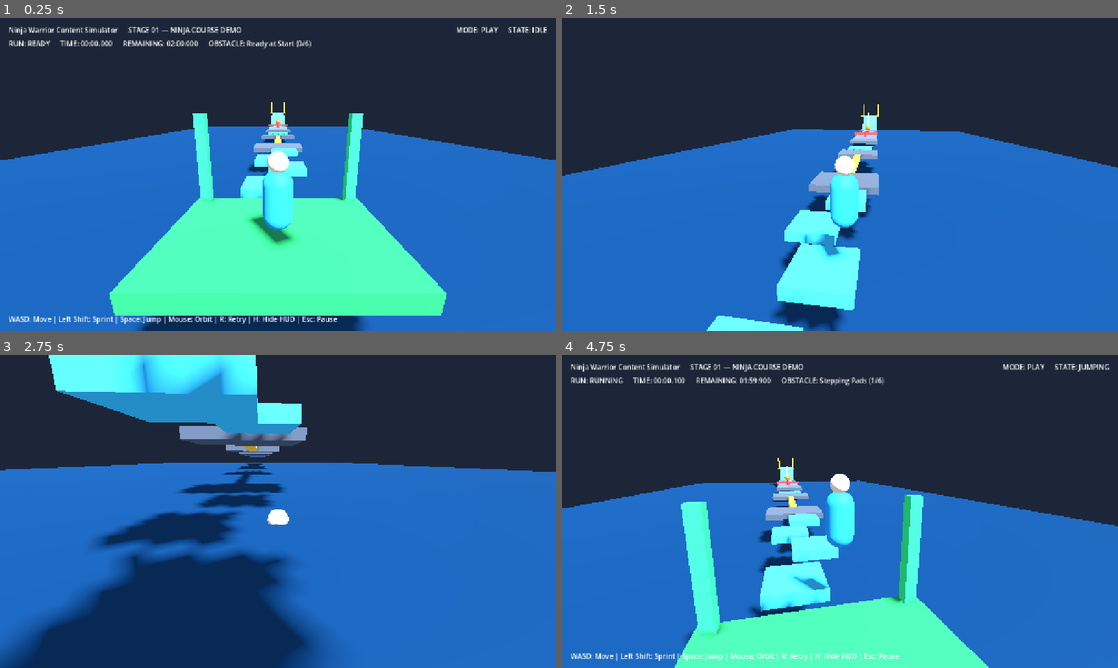
Above: before the commit, frames 1-4 (two rows, left to right).
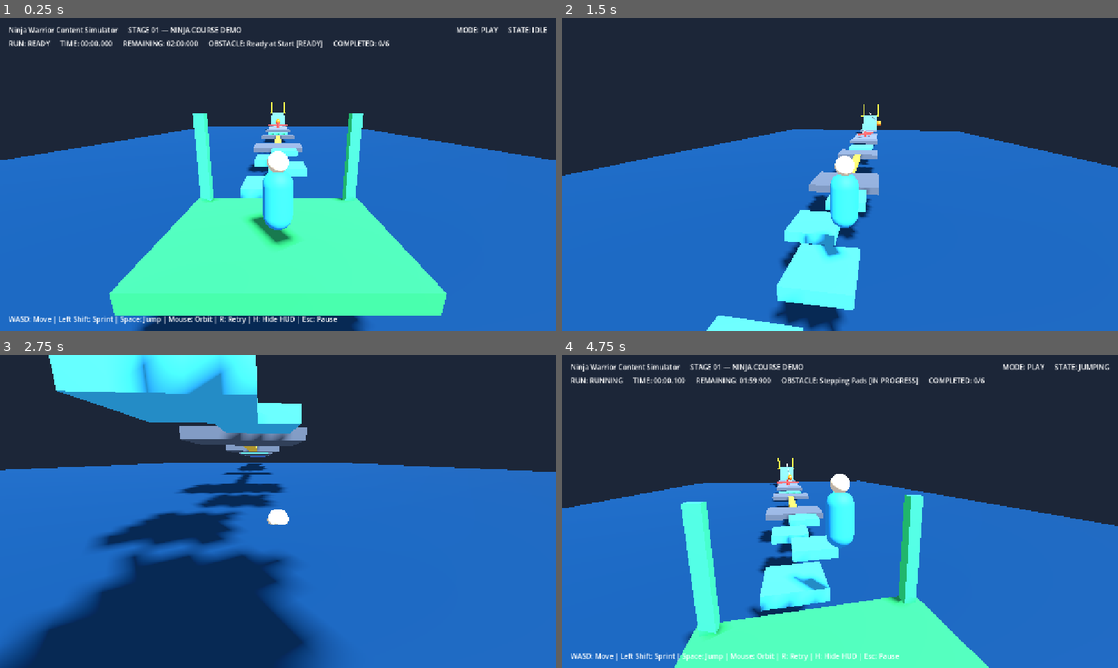
Above: after the commit, the same moments.

Repository: ranzxm/ninja-warrior-content-simulator
Game: Godot game, scene res://scenes/app/main.tscn
The game is run twice, just before and just after one commit, with the same random seed, the same clock (stepped at 60 frames per second) and the same inputs.
Inputs (mouse positions are in pixels of both pictures, inside the frame that each line leads up to):
- Up to frame 1 (0.25 s): no input
- Up to frame 2 (1.5 s): tap Enter at 0.5 s; move the mouse to (867, 174) at 0.52 s; hold Shift (sprint) 0.53-1.28 s; hold W (move_forward) from 0.53 s (still down); tap Space (jump) at 0.77 s; move the mouse to (812, 174) at 1.27 s; tap H (toggle_hud) at 1.35 s
- Up to frame 3 (2.75 s): keep holding W (move_forward); tap Space (jump) at 1.52 s; move the mouse to (289, 505) at 2.02 s; hold Shift (sprint) from 2.03 s (still down)
- Up to frame 4 (4.75 s): move the mouse to (812, 574) at 2.77 s; release Shift (sprint) at 2.78 s; tap H (toggle_hud) at 2.85 s; tap Space (jump) at 3.02, 4.52 s; release W (move_forward) at 3.5 s; click "Retry (R)" at 3.5 s; tap R (restart) at 4.25 s; move the mouse to (878, 514) at 4.27 s; hold W (move_forward) from 4.28 s (still down); hold Shift (sprint) from 4.28 s (still down)

The runs differ from the first frame. In frame 1, 0.2% of the frame differs, in the area x 53-70%, y 7-10%; in frame 2, 0.1%; in frame 3, less than 0.1%; in frame 4, 0.3%, in the area x 38-76%, y 7-49%.

Commit message:
fix(competition): enforce ordered completion, finish rules, and StartGate integrity

Diff:
--- a/scenes/ui/gameplay_hud.tscn
+++ b/scenes/ui/gameplay_hud.tscn
@@ -75,7 +75,11 @@
 
 [node name="ObstacleLabel" type="Label" parent="MarginContainer/VBoxContainer/CompetitionBar"]
 layout_mode = 2
-text = "OBSTACLE: Ready at Start (0/6)"
+text = "OBSTACLE: Ready at Start [READY]"
+
+[node name="CompletedLabel" type="Label" parent="MarginContainer/VBoxContainer/CompetitionBar"]
+layout_mode = 2
+text = "COMPLETED: 0/6"
 
 [node name="CenterSpacer" type="Control" parent="MarginContainer/VBoxContainer"]
 layout_mode = 2
@@ -110,7 +114,7 @@
 mouse_filter = 2
 
 [node name="PanelContainer" type="PanelContainer" parent="ResultOverlay/CenterContainer"]
-custom_minimum_size = Vector2(380, 210)
+custom_minimum_size = Vector2(400, 210)
 layout_mode = 2
 
 [node name="MarginContainer" type="MarginContainer" parent="ResultOverlay/CenterContainer/PanelContainer"]
--- a/scripts/arena/stage_demo_arena.gd
+++ b/scripts/arena/stage_demo_arena.gd
@@ -7,6 +7,7 @@
 signal finish_zone_reached(player: PlayerController)
 signal player_fell(player: PlayerController, reason: String, obstacle_id: String)
 signal obstacle_entered(obstacle: ObstacleBase, index: int, total: int)
+signal obstacle_completed(obstacle: ObstacleBase, index: int, total: int)
 
 @export var stage_id: String = "stage_01_demo"
 @export var stage_name: String = "STAGE 01 — NINJA COURSE DEMO"
@@ -59,12 +60,40 @@
 	return get_obstacles().size()
 
 
+func get_required_obstacle_ids() -> Array[String]:
+	var ids: Array[String] = []
+	for obs: ObstacleBase in get_obstacles():
+		if is_instance_valid(obs):
+			ids.append(obs.obstacle_id)
+	return ids
+
+
+func get_obstacle_enabled_map() -> Dictionary:
+	var enabled_map: Dictionary = {}
+	for obs: ObstacleBase in get_obstacles():
+		if is_instance_valid(obs):
+			enabled_map[obs.obstacle_id] = obs.is_enabled
+	return enabled_map
+
+
 func get_last_obstacle_id() -> String:
 	return _last_obstacle_id
 
 
 func get_last_obstacle_name() -> String:
 	return _last_obstacle_name
+
+
+func start_obstacles_simulation() -> void:
+	for obs: ObstacleBase in get_obstacles():
+		if is_instance_valid(obs):
+			obs.start_simulation()
+
+
+func stop_obstacles_simulation() -> void:
+	for obs: ObstacleBase in get_obstacles():
+		if is_instance_valid(obs):
+			obs.stop_simulation()
 
 
 func reset_all_obstacles() -> void:
@@ -91,6 +120,8 @@
 			var captured_index: int = idx
 			if not obs.obstacle_entered.is_connected(_on_obstacle_entered):
 				obs.obstacle_entered.connect(_on_obstacle_entered.bind(captured_index))
+			if not obs.obstacle_completed.is_connected(_on_obstacle_completed):
+				obs.obstacle_completed.connect(_on_obstacle_completed.bind(captured_index))
 			if not obs.obstacle_hazard_hit.is_connected(_on_obstacle_hazard_hit):
 				obs.obstacle_hazard_hit.connect(_on_obstacle_hazard_hit)
 
@@ -114,12 +145,24 @@
 
 
 func _on_obstacle_entered(obstacle: ObstacleBase, _player: PlayerController, index: int) -> void:
+	if not obstacle.is_enabled:
+		return
 	_last_obstacle_id = obstacle.obstacle_id
 	_last_obstacle_name = obstacle.display_name
 	obstacle_entered.emit(obstacle, index, _obstacles.size())
 
 
+func _on_obstacle_completed(obstacle: ObstacleBase, _player: PlayerController, index: int) -> void:
+	if not obstacle.is_enabled:
+		return
+	_last_obstacle_id = obstacle.obstacle_id
+	_last_obstacle_name = obstacle.display_name
+	obstacle_completed.emit(obstacle, index, _obstacles.size())
+
+
 func _on_obstacle_hazard_hit(obstacle: ObstacleBase, player: PlayerController, reason: String) -> void:
+	if not obstacle.is_enabled:
+		return
 	_last_obstacle_id = obstacle.obstacle_id
 	_last_obstacle_name = obstacle.display_name
 	player_fell.emit(player, reason, obstacle.obstacle_id)
--- a/scripts/competition/run_session.gd
+++ b/scripts/competition/run_session.gd
@@ -1,8 +1,7 @@
 class_name RunSession
 extends RefCounted
 
-## Authoritative competition state machine and timer for M1a.
-## ponytail: in-memory session state for M1a; add JSON run history persistence in M2b.
+## Authoritative competition state machine, ordered route validator, and timer for M1a.
 
 signal state_changed(new_state: RunState, state_name: String)
 signal time_updated(elapsed_sec: float, remaining_sec: float)
@@ -14,7 +13,13 @@
 	reason: String,
 	last_obstacle_id: String
 )
-signal obstacle_updated(obstacle_id: String, obstacle_name: String, index: int, total: int)
+signal obstacle_updated(
+	obstacle_id: String,
+	obstacle_name: String,
+	status_text: String,
+	completed_count: int,
+	total: int
+)
 
 enum RunState {
 	READY,
@@ -39,11 +44,23 @@
 var elapsed_sec: float = 0.0
 var time_limit_sec: float = 120.0
 var failure_reason: String = ""
+
+var current_obstacle_id: String = ""
+var current_obstacle_name: String = ""
+var current_obstacle_status: String = "READY"
+var last_entered_obstacle_id: String = ""
+var last_completed_obstacle_id: String = ""
 var last_obstacle_id: String = ""
 var last_obstacle_name: String = ""
 var current_obstacle_index: int = 0
 var total_obstacles: int = 0
 
+var required_obstacle_ids: Array[String] = []
+var completed_obstacle_ids: Array[String] = []
+
+var _obstacle_states: Dictionary = {}
+var _obstacle_enabled: Dictionary = {}
+
 
 func _init(initial_time_limit_sec: float = 120.0, obstacle_count: int = 6) -> void:
 	time_limit_sec = maxf(1.0, initial_time_limit_sec)
@@ -51,24 +68,55 @@
 	reset_to_ready()
 
 
+func configure_route(obstacle_ids: Array[String], enabled_map: Dictionary = {}) -> void:
+	required_obstacle_ids.clear()
+	_obstacle_states.clear()
+	_obstacle_enabled.clear()
+
+	for id_str: String in obstacle_ids:
+		var clean_id: String = id_str.strip_edges()
+		if not clean_id.is_empty() and not required_obstacle_ids.has(clean_id):
+			required_obstacle_ids.append(clean_id)
+			_obstacle_states[clean_id] = ObstacleBase.TraversalState.NOT_STARTED
+			_obstacle_enabled[clean_id] = bool(enabled_map.get(clean_id, true))
+
+	total_obstacles = required_obstacle_ids.size()
+
+
+func set_obstacle_enabled(obstacle_id: String, enabled_flag: bool) -> void:
+	if _obstacle_enabled.has(obstacle_id):
+		_obstacle_enabled[obstacle_id] = enabled_flag
+
+
 func reset_to_ready(new_time_limit_sec: float = -1.0, obstacle_count: int = -1) -> void:
 	if new_time_limit_sec > 0.0:
 		time_limit_sec = new_time_limit_sec
-	if obstacle_count >= 0:
+	if obstacle_count >= 0 and required_obstacle_ids.is_empty():
 		total_obstacles = obstacle_count
+	elif not required_obstacle_ids.is_empty():
+		total_obstacles = required_obstacle_ids.size()
 
 	_monotonic_counter += 1
 	run_id = "run_%d_%04d" % [int(Time.get_unix_time_from_system()), _monotonic_counter]
 	state = RunState.READY
 	elapsed_sec = 0.0
 	failure_reason = ""
+	current_obstacle_id = ""
+	current_obstacle_name = "Ready at Start"
+	current_obstacle_status = "READY"
+	last_entered_obstacle_id = ""
+	last_completed_obstacle_id = ""
 	last_obstacle_id = ""
 	last_obstacle_name = ""
 	current_obstacle_index = 0
+	completed_obstacle_ids.clear()
+
+	for req_id: String in required_obstacle_ids:
+		_obstacle_states[req_id] = ObstacleBase.TraversalState.NOT_STARTED
 
 	state_changed.emit(state, get_state_name())
 	time_updated.emit(elapsed_sec, get_remaining_sec())
-	obstacle_updated.emit("", "Ready at Start", 0, total_obstacles)
+	obstacle_updated.emit("", current_obstacle_name, current_obstacle_status, 0, total_obstacles)
 
 
 func start_run() -> bool:
@@ -96,8 +144,103 @@
 		time_updated.emit(elapsed_sec, get_remaining_sec())
 
 
+func record_obstacle_entered(obstacle_id: String, display_name: String, is_obs_enabled: bool = true) -> bool:
+	if state != RunState.RUNNING or not is_obs_enabled:
+		return false
+	var clean_id: String = obstacle_id.strip_edges()
+	if clean_id.is_empty():
+		return false
+	if _obstacle_enabled.has(clean_id) and not bool(_obstacle_enabled[clean_id]):
+		return false
+
+	if not required_obstacle_ids.is_empty():
+		var expected_idx: int = completed_obstacle_ids.size()
+		if expected_idx >= required_obstacle_ids.size():
+			return false
+		if required_obstacle_ids[expected_idx] != clean_id:
+			return false
+		var cur_state: int = int(_obstacle_states.get(clean_id, ObstacleBase.TraversalState.NOT_STARTED))
+		if cur_state != ObstacleBase.TraversalState.NOT_STARTED:
+			return false
+	else:
+		if int(_obstacle_states.get(clean_id, ObstacleBase.TraversalState.NOT_STARTED)) != ObstacleBase.TraversalState.NOT_STARTED:
+			return false
+
+	_obstacle_states[clean_id] = ObstacleBase.TraversalState.ENTERED
+	current_obstacle_id = clean_id
+	current_obstacle_name = display_name
+	current_obstacle_status = "IN PROGRESS"
+	last_entered_obstacle_id = clean_id
+	last_obstacle_id = clean_id
+	last_obstacle_name = display_name
+	current_obstacle_index = completed_obstacle_ids.size()
+
+	obstacle_updated.emit(
+		current_obstacle_id,
+		current_obstacle_name,
+		current_obstacle_status,
+		get_completed_count(),
+		total_obstacles
+	)
+	return true
+
+
+func record_obstacle_completed(obstacle_id: String, display_name: String, is_obs_enabled: bool = true) -> bool:
+	if state != RunState.RUNNING or not is_obs_enabled:
+		return false
+	var clean_id: String = obstacle_id.strip_edges()
+	if clean_id.is_empty():
+		return false
+	if _obstacle_enabled.has(clean_id) and not bool(_obstacle_enabled[clean_id]):
+		return false
+
+	var cur_state: int = int(_obstacle_states.get(clean_id, ObstacleBase.TraversalState.NOT_STARTED))
+	if cur_state != ObstacleBase.TraversalState.ENTERED:
+		return false
+
+	if not required_obstacle_ids.is_empty():
+		var expected_idx: int = completed_obstacle_ids.size()
+		if expected_idx >= required_obstacle_ids.size() or required_obstacle_ids[expected_idx] != clean_id:
+			return false
+
+	_obstacle_states[clean_id] = ObstacleBase.TraversalState.COMPLETED
+	if not completed_obstacle_ids.has(clean_id):
+		completed_obstacle_ids.append(clean_id)
+
+	current_obstacle_id = clean_id
+	current_obstacle_name = display_name
+	current_obstacle_status = "CLEARED"
+	last_completed_obstacle_id = clean_id
+	last_obstacle_id = clean_id
+	last_obstacle_name = display_name
+	current_obstacle_index = completed_obstacle_ids.size()
+
+	obstacle_updated.emit(
+		current_obstacle_id,
+		current_obstacle_name,
+		current_obstacle_status,
+		get_completed_count(),
+		total_obstacles
+	)
+	return true
+
+
+func can_finish_run() -> bool:
+	if state != RunState.RUNNING:
+		return false
+	for req_id: String in required_obstacle_ids:
+		if not bool(_obstacle_enabled.get(req_id, true)):
+			return false
+		var st: int = int(_obstacle_states.get(req_id, ObstacleBase.TraversalState.NOT_STARTED))
+		if st != ObstacleBase.TraversalState.COMPLETED:
+			return false
+	if completed_obstacle_ids.size() != required_obstacle_ids.size():
+		return false
+	return true
+
+
 func finish_run() -> bool:
-	if state != RunState.RUNNING:
+	if not can_finish_run():
 		return false
 	state = RunState.FINISHED
 	failure_reason = ""
@@ -129,13 +272,12 @@
 	return true
 
 
-func record_obstacle_progress(obstacle_id: String, display_name: String, index: int) -> void:
-	if state != RunState.RUNNING:
-		return
-	last_obstacle_id = obstacle_id
-	last_obstacle_name = display_name
-	current_obstacle_index = clampi(index, 0, maxi(total_obstacles, index))
-	obstacle_updated.emit(last_obstacle_id, last_obstacle_name, current_obstacle_index, total_obstacles)
+func get_completed_count() -> int:
+	return completed_obstacle_ids.size()
+
+
+func get_obstacle_traversal_state(obstacle_id: String) -> int:
+	return int(_obstacle_states.get(obstacle_id, ObstacleBase.TraversalState.NOT_STARTED))
 
 
 func is_terminal() -> bool:
--- a/scripts/core/main.gd
+++ b/scripts/core/main.gd
@@ -1,7 +1,8 @@
 class_name MainApp
 extends Node3D
 
-## Root coordinator for M1a competition lifecycle, obstacle resets, HUD/result sync, and pause/retry flow.
+## Root coordinator for M1a competition lifecycle, ordered route validation, dynamic obstacle simulation,
+## HUD/result synchronization, and pause/retry flow.
 
 signal session_restarted()
 signal pause_toggled(is_paused: bool)
@@ -81,6 +82,10 @@
 		stage_arena.reset_all_obstacles()
 		time_limit = stage_arena.time_limit_sec
 		obstacle_count = stage_arena.get_obstacle_count()
+		run_session.configure_route(
+			stage_arena.get_required_obstacle_ids(),
+			stage_arena.get_obstacle_enabled_map()
+		)
 		if _hud != null:
 			_hud.set_stage_name(stage_arena.stage_name)
 	elif _arena != null and _arena.has_method("reset_all_obstacles"):
@@ -94,7 +99,7 @@
 func respawn_player() -> void:
 	if _player == null:
 		return
-	var spawn_xform: Transform3D = Transform3D(Basis.IDENTITY, Vector3(0.0, 0.1, 2.4))
+	var spawn_xform: Transform3D = Transform3D(Basis.IDENTITY, Vector3(0.0, 0.0, 2.4))
 	if _arena != null and _arena.has_method("get_spawn_transform"):
 		spawn_xform = _arena.call("get_spawn_transform")
 	_player.reset_to_transform(spawn_xform)
@@ -195,6 +200,8 @@
 			stage_arena.player_fell.connect(_on_stage_player_fell)
 		if not stage_arena.obstacle_entered.is_connected(_on_stage_obstacle_entered):
 			stage_arena.obstacle_entered.connect(_on_stage_obstacle_entered)
+		if not stage_arena.obstacle_completed.is_connected(_on_stage_obstacle_completed):
+			stage_arena.obstacle_completed.connect(_on_stage_obstacle_completed)
 	elif _arena is PrototypeArena:
 		var proto_arena: PrototypeArena = _arena as PrototypeArena
 		if not proto_arena.player_fell.is_connected(_on_prototype_player_fell):
@@ -207,8 +214,13 @@
 
 
 func _on_finish_zone_reached(_body: PlayerController) -> void:
-	if run_session.state == RunSession.RunState.RUNNING:
-		run_session.finish_run()
+	if run_session.state != RunSession.RunState.RUNNING:
+		return
+	if _arena is StageDemoArena:
+		var stage_arena: StageDemoArena = _arena as StageDemoArena
+		for obs: ObstacleBase in stage_arena.get_obstacles():
+			run_session.set_obstacle_enabled(obs.obstacle_id, obs.is_enabled)
+	run_session.finish_run()
 
 
 func _on_stage_player_fell(_body: PlayerController, reason: String, obstacle_id: String) -> void:
@@ -221,23 +233,41 @@
 		_handle_player_fall("Fell into Prototype Hazard", "")
 
 
-func _on_stage_obstacle_entered(obstacle: ObstacleBase, index: int, _total: int) -> void:
-	if run_session.state == RunSession.RunState.READY:
-		run_session.start_run()
-	run_session.record_obstacle_progress(obstacle.obstacle_id, obstacle.display_name, index)
+func _on_stage_obstacle_entered(obstacle: ObstacleBase, _index: int, _total: int) -> void:
+	if run_session.state != RunSession.RunState.RUNNING or not obstacle.is_enabled:
+		return
+	run_session.set_obstacle_enabled(obstacle.obstacle_id, obstacle.is_enabled)
+	if run_session.record_obstacle_entered(obstacle.obstacle_id, obstacle.display_name, obstacle.is_enabled):
+		obstacle.mark_entered()
+
+
+func _on_stage_obstacle_completed(obstacle: ObstacleBase, _index: int, _total: int) -> void:
+	if run_session.state != RunSession.RunState.RUNNING or not obstacle.is_enabled:
+		return
+	run_session.set_obstacle_enabled(obstacle.obstacle_id, obstacle.is_enabled)
+	if run_session.record_obstacle_completed(obstacle.obstacle_id, obstacle.display_name, obstacle.is_enabled):
+		obstacle.mark_completed()
 
 
 func _handle_player_fall(reason: String, obstacle_id: String) -> void:
 	if run_session.is_terminal():
 		return
 	if run_session.state == RunSession.RunState.READY:
-		run_session.start_run()
+		# Safe recovery in READY without creating a fake RUNNING -> FAILED attempt
+		respawn_player()
+		return
 	run_session.fail_run(reason, obstacle_id)
 
 
-func _on_run_state_changed(_new_state: RunSession.RunState, state_name: String) -> void:
+func _on_run_state_changed(new_state: RunSession.RunState, state_name: String) -> void:
 	if _hud != null:
 		_hud.set_run_state_text(state_name)
+	if _arena is StageDemoArena:
+		var stage_arena: StageDemoArena = _arena as StageDemoArena
+		if new_state == RunSession.RunState.RUNNING:
+			stage_arena.start_obstacles_simulation()
+		else:
+			stage_arena.stop_obstacles_simulation()
 
 
 func _on_run_time_updated(elapsed_sec: float, remaining_sec: float) -> void:
@@ -245,9 +275,15 @@
 		_hud.set_timer_values(elapsed_sec, remaining_sec)
 
 
-func _on_run_obstacle_updated(_obstacle_id: String, obstacle_name: String, index: int, total: int) -> void:
-	if _hud != null:
-		_hud.set_obstacle_progress(obstacle_name, index, total)
+func _on_run_obstacle_updated(
+	_obstacle_id: String,
+	obstacle_name: String,
+	status_text: String,
+	completed_count: int,
+	total: int
+) -> void:
+	if _hud != null:
+		_hud.set_obstacle_progress(obstacle_name, status_text, completed_count, total)
 
 
 func _on_run_completed(
@@ -257,13 +293,22 @@
 	reason: String,
 	last_obstacle_id: String
 ) -> void:
+	if _arena is StageDemoArena:
+		(_arena as StageDemoArena).stop_obstacles_simulation()
 	if _player != null:
 		_player.controls_enabled = false
 		_player.velocity = Vector3.ZERO
 		if _player.get_camera_rig() != null:
 			_player.get_camera_rig().release_mouse()
 	if _hud != null:
-		_hud.show_result(final_state, elapsed_sec, reason, last_obstacle_id)
+		_hud.show_result(
+			final_state,
+			elapsed_sec,
+			reason,
+			last_obstacle_id,
+			run_session.get_completed_count(),
+			run_session.total_obstacles
+		)
 
 
 func _on_player_state_changed(_new_state: PlayerController.LocomotionState, state_name: String) -> void:
--- a/scripts/ui/gameplay_hud.gd
+++ b/scripts/ui/gameplay_hud.gd
@@ -1,7 +1,7 @@
 class_name GameplayHud
 extends Control
 
-## Competition & gameplay HUD displaying stage, run state, timer, obstacle progress, and result overlay.
+## Competition & gameplay HUD displaying stage, run state, timer, obstacle status, completed count, and result overlay.
 
 signal retry_requested()
 
@@ -14,9 +14,10 @@
 @onready var _timer_label: Label = get_node_or_null("MarginContainer/VBoxContainer/CompetitionBar/TimerLabel") as Label
 @onready var _limit_label: Label = get_node_or_null("MarginContainer/VBoxContainer/CompetitionBar/LimitLabel") as Label
 @onready var _obstacle_label: Label = get_node_or_null("MarginContainer/VBoxContainer/CompetitionBar/ObstacleLabel") as Label
+@onready var _completed_label: Label = get_node_or_null("MarginContainer/VBoxContainer/CompetitionBar/CompletedLabel") as Label
 
 @onready var _result_overlay: Control = get_node_or_null("ResultOverlay") as Control
-@onready var _result_Banner_label: Label = get_node_or_null("ResultOverlay/CenterContainer/PanelContainer/MarginContainer/VBoxContainer/BannerLabel") as Label
+@onready var _result_banner_label: Label = get_node_or_null("ResultOverlay/CenterContainer/PanelContainer/MarginContainer/VBoxContainer/BannerLabel") as Label
 @onready var _result_detail_label: Label = get_node_or_null("ResultOverlay/CenterContainer/PanelContainer/MarginContainer/VBoxContainer/DetailLabel") as Label
 @onready var _result_sub_label: Label = get_node_or_null("ResultOverlay/CenterContainer/PanelContainer/MarginContainer/VBoxContainer/SubLabel") as Label
 @onready var _retry_button: Button = get_node_or_null("ResultOverlay/CenterContainer/PanelContainer/MarginContainer/VBoxContainer/RetryButton") as Button
@@ -30,7 +31,7 @@
 	set_player_state_text("IDLE")
 	set_run_state_text("READY")
 	set_timer_values(0.0, 120.0)
-	set_obstacle_progress("Ready at Start", 0, 6)
+	set_obstacle_progress("Ready at Start", "READY", 0, 6)
 	hide_result()
 
 
@@ -61,43 +62,58 @@
 		_limit_label.text = "REMAINING: %s" % RunSession.format_time_ms(remaining_sec)
 
 
-func set_obstacle_progress(obstacle_name: String, index: int, total: int) -> void:
+func set_obstacle_progress(
+	obstacle_name: String,
+	status_text: String,
+	completed_count: int,
+	total: int
+) -> void:
 	if _obstacle_label != null:
-		var label_name: String = obstacle_name if not obstacle_name.is_empty() else "Course"
-		_obstacle_label.text = "OBSTACLE: %s (%d/%d)" % [label_name, index, total]
+		var label_name: String = obstacle_name if not obstacle_name.is_empty() else "Ready at Start"
+		var status_clean: String = status_text if not status_text.is_empty() else "READY"
+		_obstacle_label.text = "OBSTACLE: %s [%s]" % [label_name, status_clean]
+	if _completed_label != null:
+		_completed_label.text = "COMPLETED: %d/%d" % [completed_count, total]
 
 
 func show_result(
 	final_state: RunSession.RunState,
 	elapsed_sec: float,
 	reason: String,
-	last_obstacle_id: String
+	last_obstacle_id: String,
+	completed_count: int = 0,
+	total_count: int = 6
 ) -> void:
 	if _result_overlay == null:
 		return
 
 	var banner: String = "STAGE CLEAR"
 	var detail: String = "Completion Time: %s" % RunSession.format_time_ms(elapsed_sec)
-	var sub: String = "All obstacles cleared!"
+	var sub: String = "Cleared: %d/%d" % [completed_count, total_count]
 
 	match final_state:
 		RunSession.RunState.FINISHED:
 			banner = "STAGE CLEAR"
 			detail = "Completion Time: %s" % RunSession.format_time_ms(elapsed_sec)
-			sub = "Status: FINISHED"
+			sub = "Status: FINISHED (%d/%d Cleared)" % [completed_count, total_count]
 		RunSession.RunState.FAILED:
 			banner = "FAILED"
 			detail = "Reason: %s" % (reason if not reason.is_empty() else "Course Hazard")
 			var obs_info: String = last_obstacle_id if not last_obstacle_id.is_empty() else "start"
-			sub = "Elapsed: %s | Last Obstacle: %s" % [RunSession.format_time_ms(elapsed_sec), obs_info]
+			sub = "Elapsed: %s | Cleared: %d/%d | Obstacle: %s" % [
+				RunSession.format_time_ms(elapsed_sec),
+				completed_count,
+				total_count,
+				obs_info,
+			]
 		RunSession.RunState.TIMEOUT:
 			banner = "TIME UP"
 			detail = "Time Limit Reached: %s" % RunSession.format_time_ms(elapsed_sec)
 			var obs_timeout: String = last_obstacle_id if not last_obstacle_id.is_empty() else "start"
-			sub = "Last Obstacle: %s" % obs_timeout
+			sub = "Cleared: %d/%d | Obstacle: %s" % [completed_count, total_count, obs_timeout]
 
-	if _result_Banner_label != null:
-		_result_Banner_label.text = banner
+	if _result_banner_label != null:
+		_result_banner_label.text = banner
 	if _result_detail_label != null:
 		_result_detail_label.text = detail
 	if _result_sub_label != null:
@@ -118,7 +134,7 @@
 
 
 func get_result_banner_text() -> String:
-	return _result_Banner_label.text if _result_Banner_label != null else ""
+	return _result_banner_label.text if _result_banner_label != null else ""
 
 
 func toggle_clean_feed() -> void:
@@ -141,5 +157,13 @@
 	return _timer_label.text if _timer_label != null else ""
 
 
+func get_obstacle_text() -> String:
+	return _obstacle_label.text if _obstacle_label != null else ""
+
+
+func get_completed_text() -> String:
+	return _completed_label.text if _completed_label != null else ""
+
+
 func _on_retry_button_pressed() -> void:
 	retry_requested.emit()
